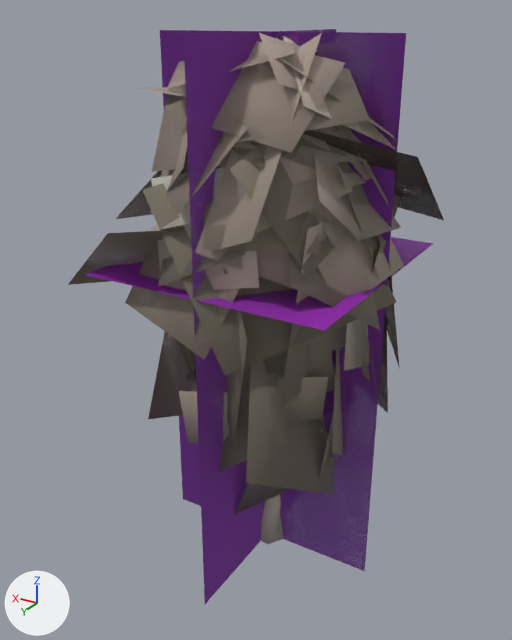
Before and after pictures for a commit that changed the glTF model data/models/board/vegetation/tree-volcano-spire.glb.
One viewpoint serves both versions: a 50 mm camera at (-18.3, 31.9, 30.7) aimed at (0.6, 0.4, 14.9). Arrows for +X, +Y and +Z are at lower left; the lights stay in place. The picture after the commit comes second. Where no turn or scale is listed for an object, it has been applied to the vertices. Vertices at exactly the same position are counted once.

Objects in the first picture: 'tree-volcano-spire-lod0.001', 'tree-volcano-spire-lod1.001', 'tree-volcano-spire-lod2.001', 'tree-volcano-spire-lod3.001'.
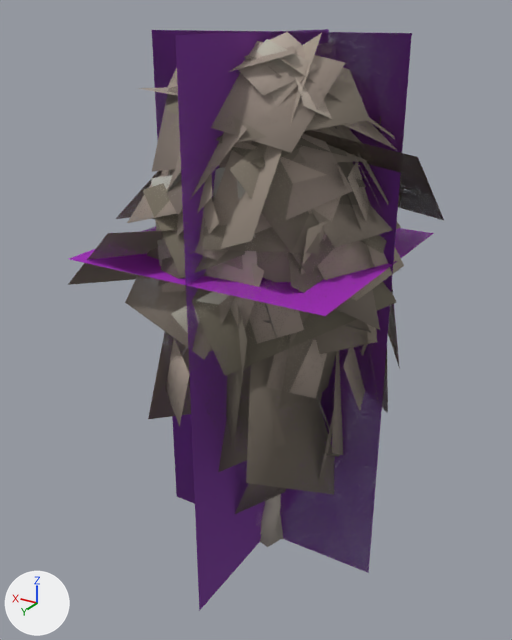
Location of each change, (x1, y1, x2, y2) in pixels of the pictures (512 x 640 px):
'tree-volcano-spire-lod3.001', reshaped: before (86, 29, 434, 604); after (69, 29, 434, 611)
'tree-volcano-spire-lod0.001', reshaped (10% wider): before (144, 33, 392, 544); after (127, 32, 401, 547)
part 1 of me_tree_volcano_spire_lod0, deleted (mostly hidden): before (144, 33, 392, 465)
part 2 of me_tree_volcano_spire_lod0, built on (mostly hidden before): before (261, 537, 282, 544); after (127, 32, 401, 547)

The change, as a list of edits to the scene's bpy script:
```text
Change me_tree_volcano_spire_lod0:
    used by ob_tree_volcano_spire_lod0_001; location = (0.0, 0.0, 0.0)
    remove me_tree_volcano_spire_lod0.from_pydata(...)  # 1403 vertices, 1262 faces; spans x -6.7..6.8, y -7.3..7.1, z 0.0..30.0
    add me_tree_volcano_spire_lod0.from_pydata(...)  # 1291 vertices, 1332 faces; spans x -7.0..7.3, y -6.3..7.6, z 0.0..30.0
    me_tree_volcano_spire_lod0 part 1: 221 loose pieces with 1030 vertices, spanning x -6.7..6.8, y -7.3..7.1, z 4.7..30.0, are deleted
    me_tree_volcano_spire_lod0 part 2: 1 vertex moved within x -1.1, y 0.0, z 0.0; 35 vertices removed from x -1.0..2.4, y -5.0..1.0, z 0.0..15.5; 953 vertices added at x -7.0..7.3, y -6.3..7.6, z 0.0..30.0
    other edits to the shape of me_tree_volcano_spire_lod0 do not show in these pictures
Change me_tree_volcano_spire_lod3:
    used by ob_tree_volcano_spire_lod3_001; location = (0.0, 0.0, 0.0)
    remove me_tree_volcano_spire_lod3.from_pydata(...)  # 12 vertices, 6 faces; spans x -6.7..6.8, y -7.3..7.1, z 0.0..30.0
    add me_tree_volcano_spire_lod3.from_pydata(...)  # 12 vertices, 6 faces; spans x -7.0..7.3, y -6.3..7.6, z 0.0..30.0
    me_tree_volcano_spire_lod3 part 3
    me_tree_volcano_spire_lod3.vertices[0].co: (-6.7, 0.0, 0.0) -> (-7.0, 0.0, 0.0)  # pixel (364, 571) -> pixel (368, 572)
    me_tree_volcano_spire_lod3.vertices[1].co: (6.8, 0.0, 0.0) -> (7.3, 0.0, 0.0)  # pixel (182, 499) -> pixel (176, 496)
    me_tree_volcano_spire_lod3.vertices[2].co: (6.8, 0.0, 30.0) -> (7.3, 0.0, 30.0)  # pixel (159, 30) -> pixel (151, 29)
    me_tree_volcano_spire_lod3.vertices[3].co: (-6.7, 0.0, 30.0) -> (-7.0, 0.0, 30.0)  # pixel (406, 33) -> pixel (411, 33)
    me_tree_volcano_spire_lod3.vertices[4].co: (0.0, -7.3, 0.0) -> (0.0, -6.3, 0.0)
    me_tree_volcano_spire_lod3.vertices[5].co: (0.0, 7.1, 0.0) -> (0.0, 7.6, 0.0)  # pixel (204, 604) -> pixel (199, 610)
    me_tree_volcano_spire_lod3.vertices[6].co: (0.0, 7.1, 30.0) -> (0.0, 7.6, 30.0)  # pixel (183, 34) -> pixel (175, 34)
    me_tree_volcano_spire_lod3.vertices[7].co: (0.0, -7.3, 30.0) -> (0.0, -6.3, 30.0)  # pixel (336, 29) -> pixel (328, 29)
    me_tree_volcano_spire_lod3.vertices[8].co: (-6.7, -7.3, 18.6) -> (-7.0, -6.3, 19.5)  # pixel (433, 243) -> pixel (433, 233)
    me_tree_volcano_spire_lod3.vertices[9].co: (6.8, -7.3, 18.6) -> (7.3, -6.3, 19.5)
    me_tree_volcano_spire_lod3.vertices[10].co: (6.8, 7.1, 18.6) -> (7.3, 7.6, 19.5)  # pixel (84, 274) -> pixel (67, 259)
    me_tree_volcano_spire_lod3.vertices[11].co: (-6.7, 7.1, 18.6) -> (-7.0, 7.6, 19.5)  # pixel (324, 330) -> pixel (325, 316)
```
